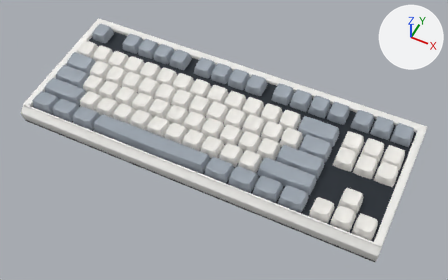
A saved change to the glTF model public/assets/processed/keyboard.glb.
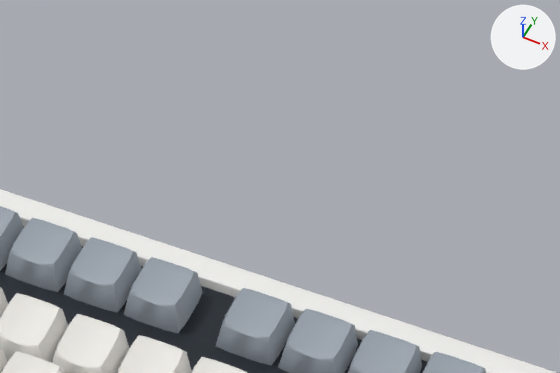
The first picture shows the older version from a 50 mm camera at (0.189, -0.365, 0.454) aimed at (0.002, 0.01, -0.015). The close-ups show the older and then the newer version on the part from 47% to 83% of the width and 0% to 39% of the height of that picture. Only the edits that show in the close-ups are written down. Every picture has the same lights, and +X, +Y and +Z are marked at upper right. Where no turn or scale is listed for an object, it has been applied to the vertices.

Objects in the first close-up: 'keyboard_alpha', 'keyboard_case', 'keyboard_mod', 'keyboard_plate'.
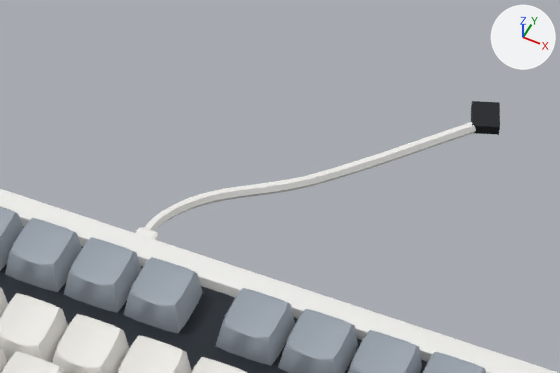
The newer file is also turned or shifted as a whole; pictures and numbers use the older file's frame.

What differs and where, as boxes [x1, y1, x2, y2] in the close-ups (560 x 373 px):
'keyboard_cable', added: after [144, 122, 476, 231]
'keyboard_plug', added (black): after [471, 101, 500, 135]
'keyboard_boot', added: after [136, 227, 159, 241]

The change, as a list of edits to the scene's bpy script:
```text
Add me_cube_014:
    me_cube_014.from_pydata(...)  # 8 vertices, 12 faces; spans x -0.00588..0.00588, y -0.00675..0.00675, z -0.00223..0.00223
    me_cube_014.materials.append(mat_kb_dark_mat)  # black #23262a
Add me_cube_013:
    me_cube_013.from_pydata(...)  # 56 vertices, 108 faces; spans x -0.0035..0.0035, y -0.0061..0.0061, z -0.00295..0.00295
    me_cube_013.materials.append(mat_kb_case_mat)  # white #f2f1ee
Add me_keyboard_cable:
    me_keyboard_cable.from_pydata(...)  # 222 vertices, 440 faces; spans x -0.0373..0.0373, y -0.0511..0.0511, z -0.0037..0.0037
    me_keyboard_cable.materials.append(mat_kb_case_mat)  # white #f2f1ee
Add ob_keyboard_plug:
    ob_keyboard_plug = bpy.data.objects.new('keyboard_plug', me_cube_014)
    ob_keyboard_plug.location = (0.0721, 0.1712, 0.0303)
Add ob_keyboard_boot:
    ob_keyboard_boot = bpy.data.objects.new('keyboard_boot', me_cube_013)
    ob_keyboard_boot.location = (0.0, 0.0725, 0.0267)
Add ob_keyboard_cable:
    ob_keyboard_cable = bpy.data.objects.new('keyboard_cable', me_keyboard_cable)
    ob_keyboard_cable.location = (0.034, 0.1157, 0.0276)
```
